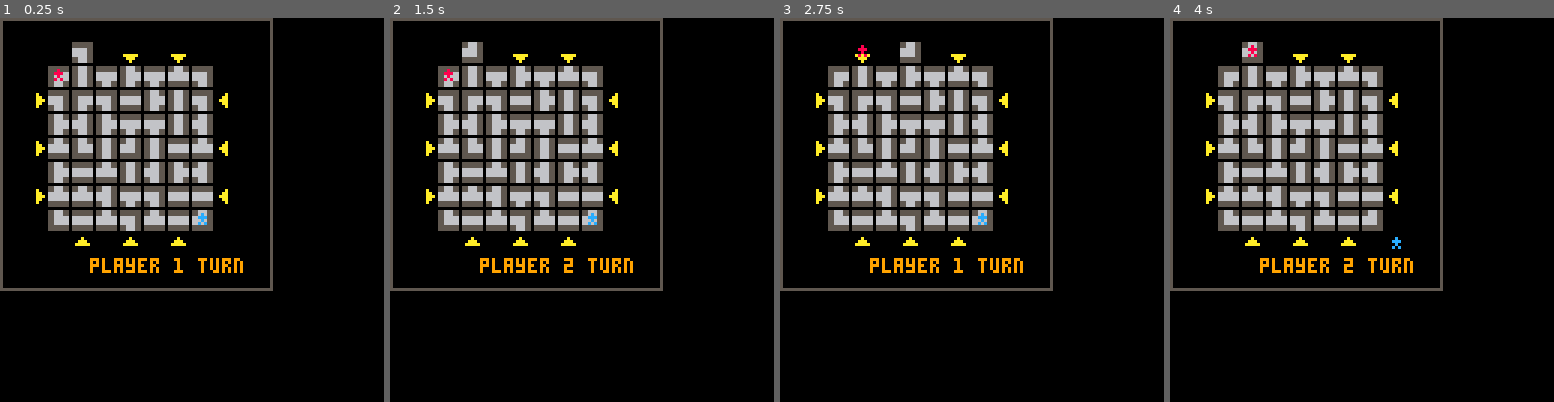
Above: before the commit, frames 1-4 (left to right).
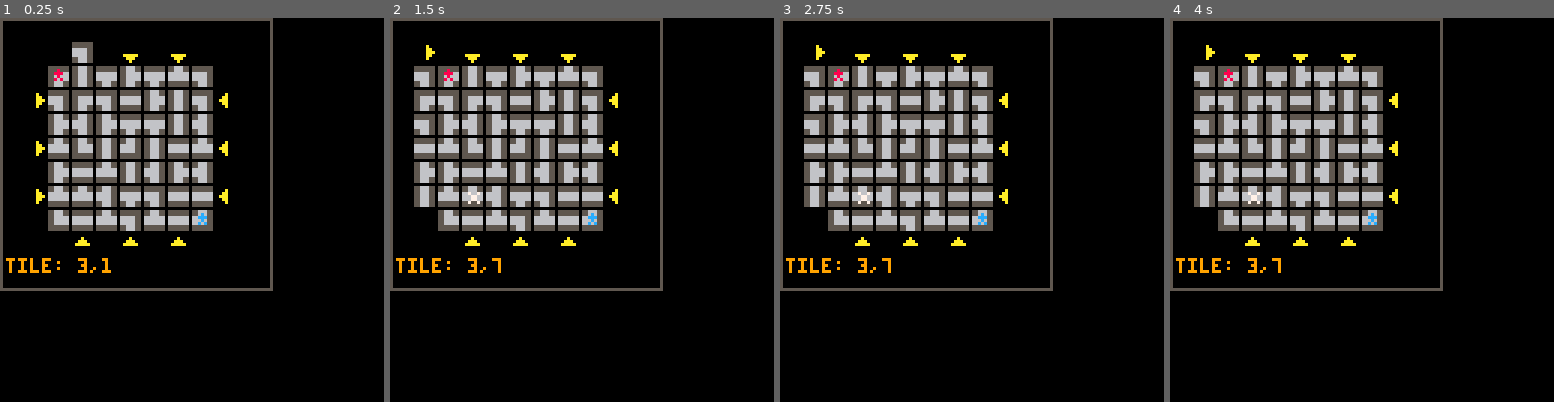
Above: after the commit, the same moments.

Repository: jeff-adams/pico8
Game: PICO-8 cartridge dev/labrynth.p8
Same seed, same stepped clock (60 frames per second), same inputs: the game is played once before the commit and once after it.
Inputs:
- Up to frame 1 (0.25 s): no input
- Up to frame 2 (1.5 s): tap X (X key) at 0.33, 1.07 s; tap O (Z key) at 0.7 s
- Up to frame 3 (2.75 s): hold Right 1.6-2.1 s; tap O (Z key) at 1.7, 2.1, 2.5 s; tap X (X key) at 1.85 s; hold Up 2.15-2.42 s; hold Right from 2.47 s (still down)
- Up to frame 4 (4 s): tap O (Z key) at 2.9, 3.3, 3.7 s; tap X (X key) at 2.97 s; release Right at 3.03 s; hold Left 3.08-3.58 s; hold Down 3.63-3.97 s

The runs differ from the first frame. In frame 1, 0.9% of the frame differs, in the area x 1-64%, y 62-67%; in frame 2, 3.2%; in frame 3, 3.2%; in frame 4, 3.3%, in the area x 1-64%, y 6-67%.

Commit message:
Update Labrynth push_tile function - BROKEN

Diff:
--- a/dev/labrynth.p8
+++ b/dev/labrynth.p8
@@ -26,7 +26,7 @@
 	draw_sprite(free_tile)
 	foreach(players,draw_sprite)
 
-	print("player "..(cplayer.sprite-4).." turn",30,80,9)
+	print("tile: "..free_tile.x..","..free_tile.y,2,80,9)
 end
 
 function draw_borders()
@@ -109,6 +109,7 @@
 	down={0,1}
 	right={1,0}
 	left={-1,0}
+	invalid_space={x=0,y=0}
 
 	update=tile_placement
 end
@@ -237,6 +238,11 @@
 	_spr.x,_spr.y=tile_limit(_spr.x,_spr.y,_destx)
 	--on left/right
 	_spr.y,_spr.x=tile_limit(_spr.y,_spr.x,_desty)
+	--moves tile past the invalid space
+	--★ can get stuck depending on dir
+	if same_space(_spr,invalid_space) then
+		return move_tile(_spr,_dir)
+	end
 	return _spr
 end
 
@@ -263,11 +269,44 @@
 
 function push_tile()
 	--get location of free_tile
-	local _x,_y=free_tile.x,free_tile.y
+	local _x,_y,_ttile=free_tile.x,free_tile.y,free_tile
+	local _row,_column=lab[_y],{}
+		for j=1,7 do
+			add(_column,lab[j][_x])
+		end
 	--find out which way it's pushing
-
-	--shift tiles in each row or column
+	if _x==1 then
+		--push right
+		for i=1,#_row-1 do
+			_row[i],_ttile=_ttile,_row[i+1]
+		end
+		invalid_space={x=7,y=_y}
+	elseif _x==7 then
+		--push left
+		for i=#_row,2,-1 do
+			_row[i],_ttile=_ttile,_row[i-1]
+		end
+		invalid_space={x=1,y=_y}
+	elseif _y==1 then
+		--push down
+
+		invalid_space={x=_x,y=7}
+	elseif _y==7 then
+		--push up
+
+		invalid_space={x=_x,y=1}
+	end
+	--change the labrynth
+	lab[_y]=_row
+	for j=1,7 do
+		lab[_y][j]=_column[j]
+	end
 	--reassign free_tile
+	free_tile={sprite=_ttile,x=invalid_space.x,y=invalid_space.y}
+end
+
+function same_space(_a,_b)
+	return _a.x==_b.x and _a.y==_b.y
 end
 __gfx__
 00000000000000000000000000000000000000000000000000000000000000000000000000000000000000000000000000000000000000000000000000000000
